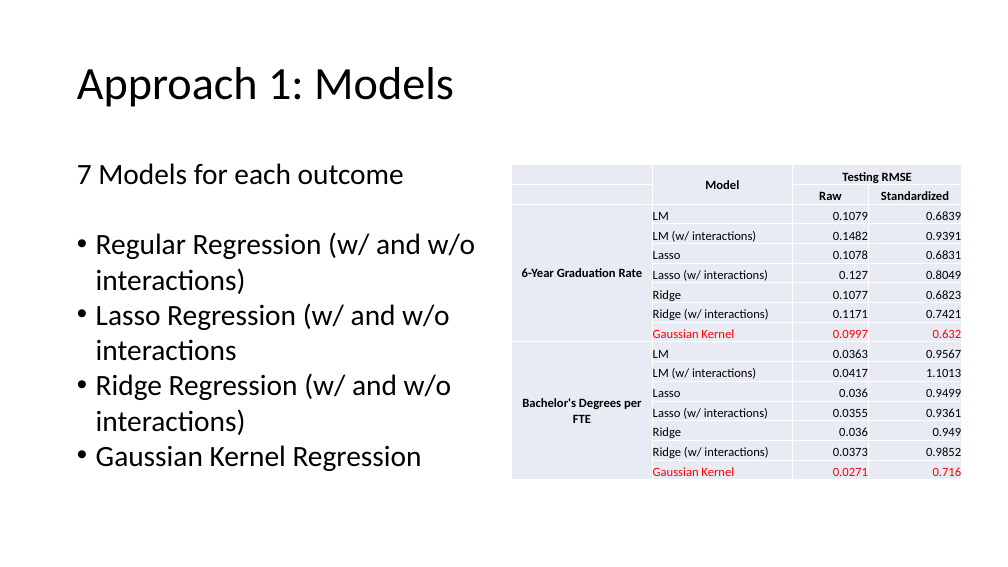
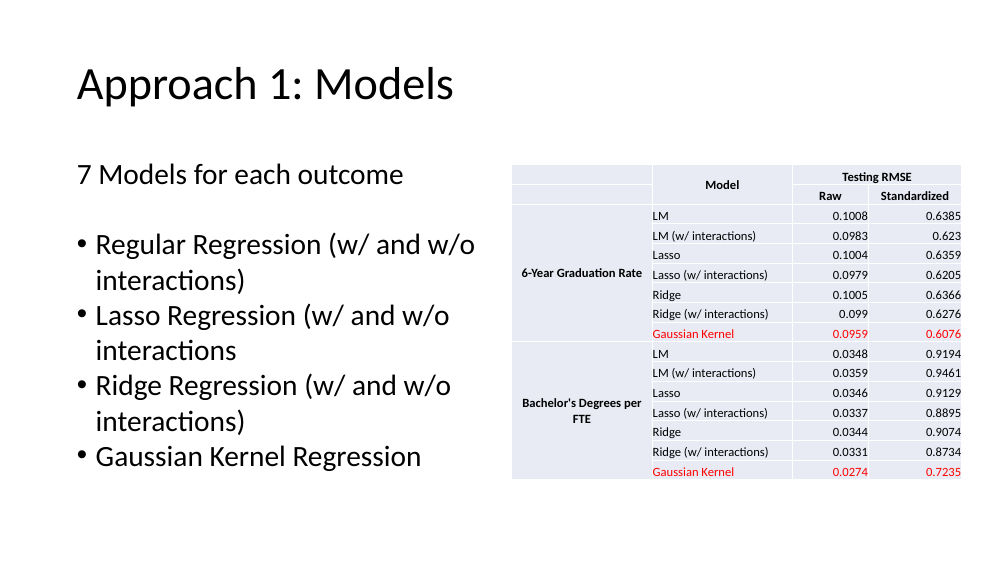
Before and after one commit to duncan-clark/DeltaCostProject_DataAnalysis, a slide deck: slide 6 of reports/18_03_13 Presentation.pptx. Drawn at 1008x567 pixels with LibreOffice and Linux fonts; fonts in the diff are those of the drawing. Boxes give left, top, right and bottom in pixels: in the first picture for what was removed or moved away, otherwise in the second. Text is boxed around its words. In the diff, an @@ line names an element or a change of style, - is before the commit and + after.

Commit message:
edited presentation

```diff
--- a/reports/18_03_13 Presentation.pptx
+++ b/reports/18_03_13 Presentation.pptx
@@ table at [512,165,962,480] @@
-row 3, column 3: 0.1079
+row 3, column 3: 0.1008
-row 3, column 4: 0.6839
+row 3, column 4: 0.6385
-row 4, column 3: 0.1482
+row 4, column 3: 0.0983
-row 4, column 4: 0.9391
+row 4, column 4: 0.623
-row 5, column 3: 0.1078
+row 5, column 3: 0.1004
-row 5, column 4: 0.6831
+row 5, column 4: 0.6359
-row 6, column 3: 0.127
+row 6, column 3: 0.0979
-row 6, column 4: 0.8049
+row 6, column 4: 0.6205
-row 7, column 3: 0.1077
+row 7, column 3: 0.1005
-row 7, column 4: 0.6823
+row 7, column 4: 0.6366
-row 8, column 3: 0.1171
+row 8, column 3: 0.099
-row 8, column 4: 0.7421
+row 8, column 4: 0.6276
-row 9, column 3: 0.0997
+row 9, column 3: 0.0959
-row 9, column 4: 0.632
+row 9, column 4: 0.6076
-row 10, column 3: 0.0363
+row 10, column 3: 0.0348
-row 10, column 4: 0.9567
+row 10, column 4: 0.9194
-row 11, column 3: 0.0417
+row 11, column 3: 0.0359
-row 11, column 4: 1.1013
+row 11, column 4: 0.9461
-row 12, column 3: 0.036
+row 12, column 3: 0.0346
-row 12, column 4: 0.9499
+row 12, column 4: 0.9129
-row 13, column 3: 0.0355
+row 13, column 3: 0.0337
-row 13, column 4: 0.9361
+row 13, column 4: 0.8895
-row 14, column 3: 0.036
+row 14, column 3: 0.0344
-row 14, column 4: 0.949
+row 14, column 4: 0.9074
-row 15, column 3: 0.0373
+row 15, column 3: 0.0331
-row 15, column 4: 0.9852
+row 15, column 4: 0.8734
-row 16, column 3: 0.0271
+row 16, column 3: 0.0274
-row 16, column 4: 0.716
+row 16, column 4: 0.7235
```
Also in this commit, not shown: 1 slide added, 1 slide removed.
